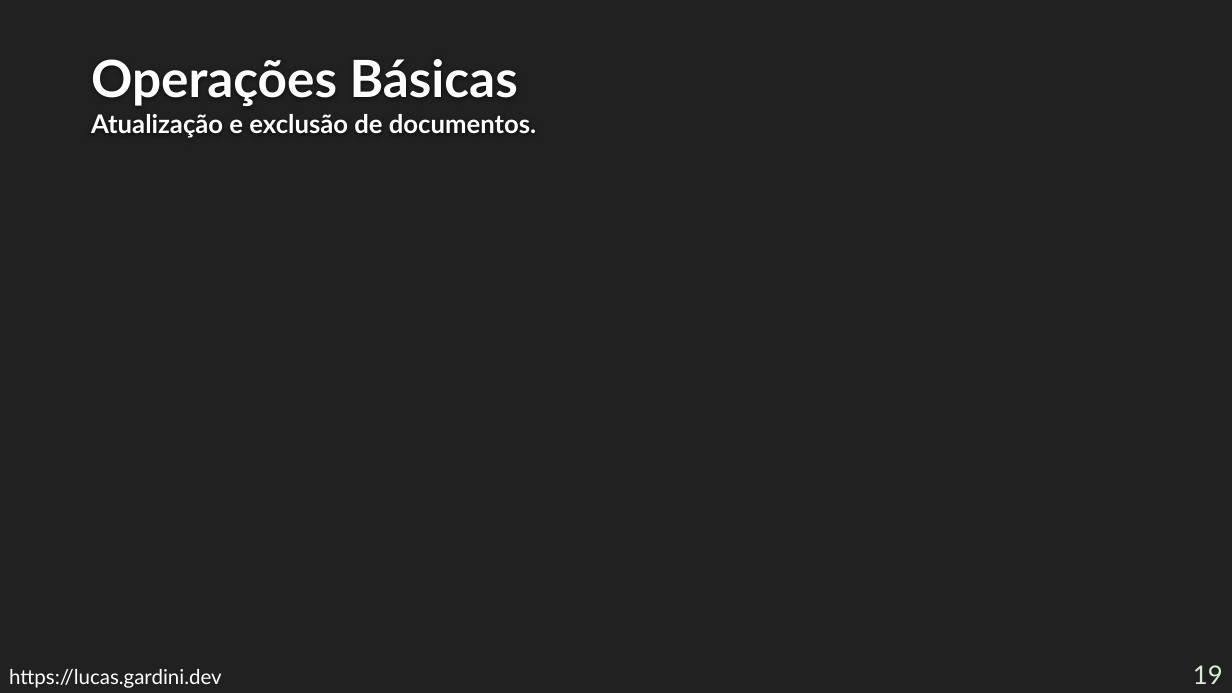
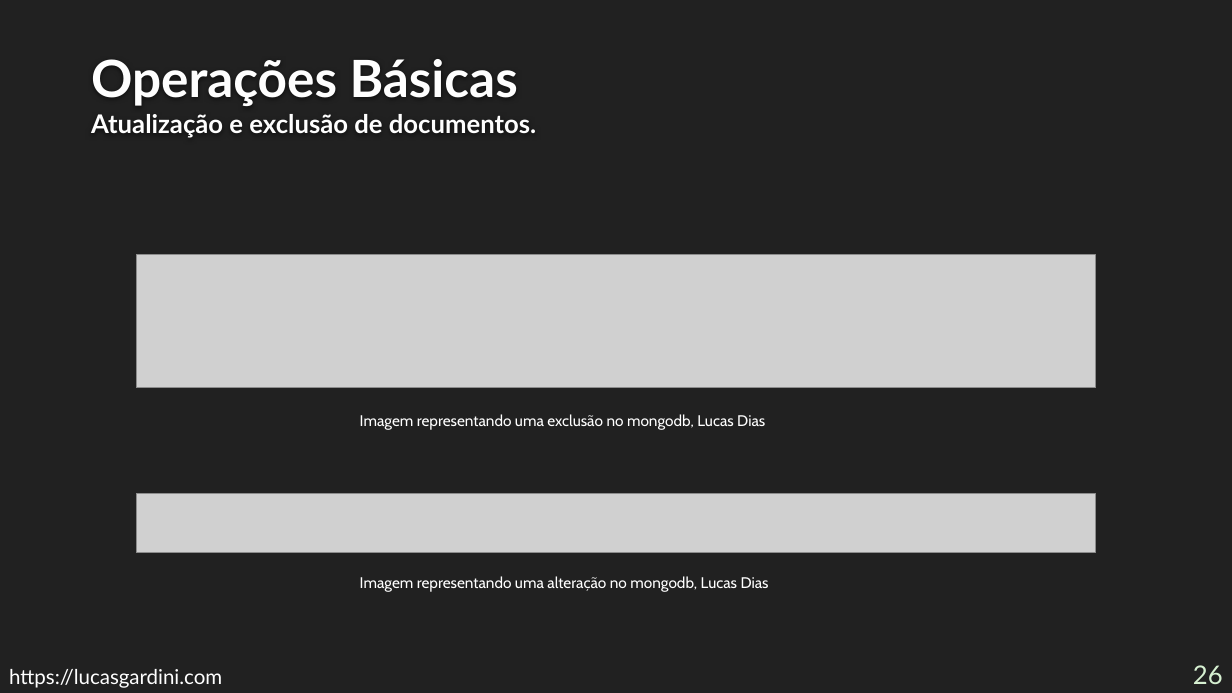
Before and after one commit to Lucas-Gardini/IFSP-ADS-BD2, a slide deck: slide 26 of mongodb/minicurso-mongodb.pptx (slide 19 before the commit). Drawn at 1232x693 pixels with LibreOffice and Linux fonts; fonts in the diff are those of the drawing; grey boxes stand for pictures; background and template pictures are left out. Boxes give left, top, right and bottom in pixels: in the first picture for what was removed or moved away, otherwise in the second. Text is boxed around its words. In the diff, an @@ line names an element or a change of style, - is before the commit and + after.

```diff
--- a/mongodb/minicurso-mongodb.pptx
+++ b/mongodb/minicurso-mongodb.pptx
@@ picture added at [137,255,1096,388] @@
@@ text added at [360,414,765,430], 12 pt, text #FFFFFF @@
+Imagem representando uma exclusão no mongodb, Lucas Dias
@@ picture added at [137,494,1096,553] @@
@@ text added at [360,576,769,592], 12 pt, text #FFFFFF @@
+Imagem representando uma alteração no mongodb, Lucas Dias
@@ text at [9,669,222,688]: text changed @@
-https://lucas.gardini.dev
+https://lucasgardini.com
@@ page number at [1193,665,1223,684]: text changed @@
-19
+26
```
Also in this commit, not shown: 31 other slides changed, 19 slides added, 5 slides removed.
